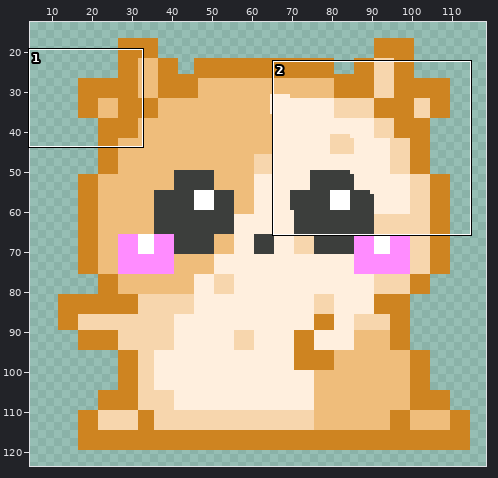
A sprite sheet gets an edit: Torrentz/128.png. The picture above shows the old version from afar; the outline marks the close-up.
Close-up. As it was:
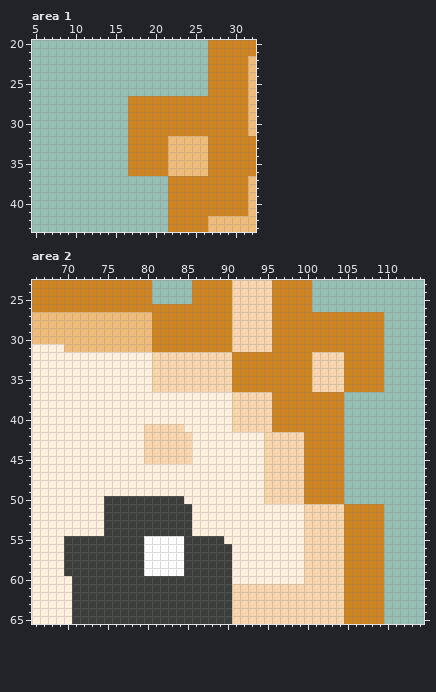
The file is 128x128 pixels. Shown: area 1: x 5..32, y 20..43; area 2: x 66..114, y 23..65. The wide view leaves out empty margins.
Now the later version:
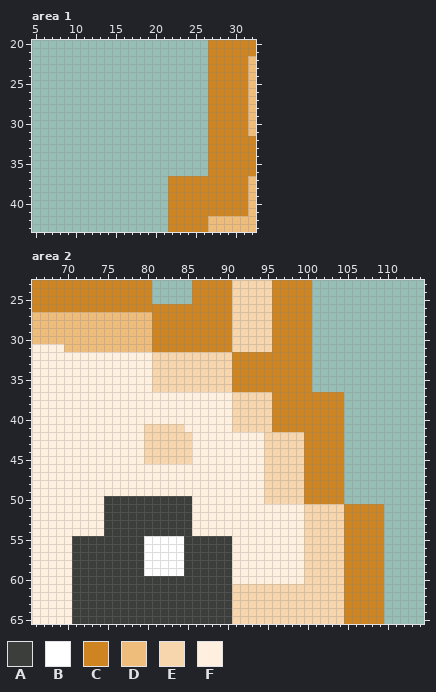
Palette (. is transparent): A #3c3e3c  B #ffffff  C #ce8421  D #efbd7b  E #f7d6ad  F #ffefde
Commit: fix GIF animation layer glitch
Change:
Area 1:
y 27..31: x 17..26 CCCCCCCCCC -> ..........
y 32..36: x 17..26 CCCCCDDDDD -> ..........
Area 2:
y 27..31: x 101..109 CCCCCCCCC -> .........
y 32..36: x 101..109 EEEECCCCC -> .........
y 50: x 85 F -> A
y 55: x 70 A -> F; x 90 F -> A
y 56..59: x 70 A -> F
Changed places in both close-ups, as pixel boxes (x1, y1, x2, y2):
erased: (128, 96, 208, 176)
erased: (312, 312, 384, 392)
changed: (184, 496, 192, 504)
changed: (64, 536, 72, 576)
changed: (224, 536, 232, 544)
